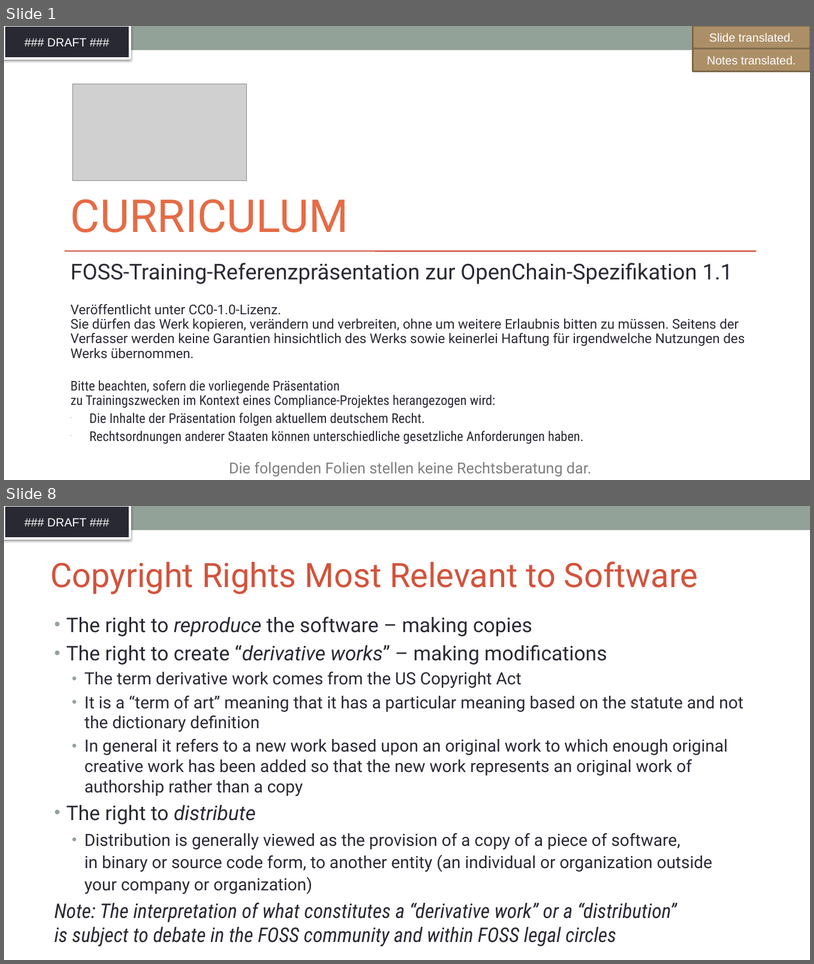
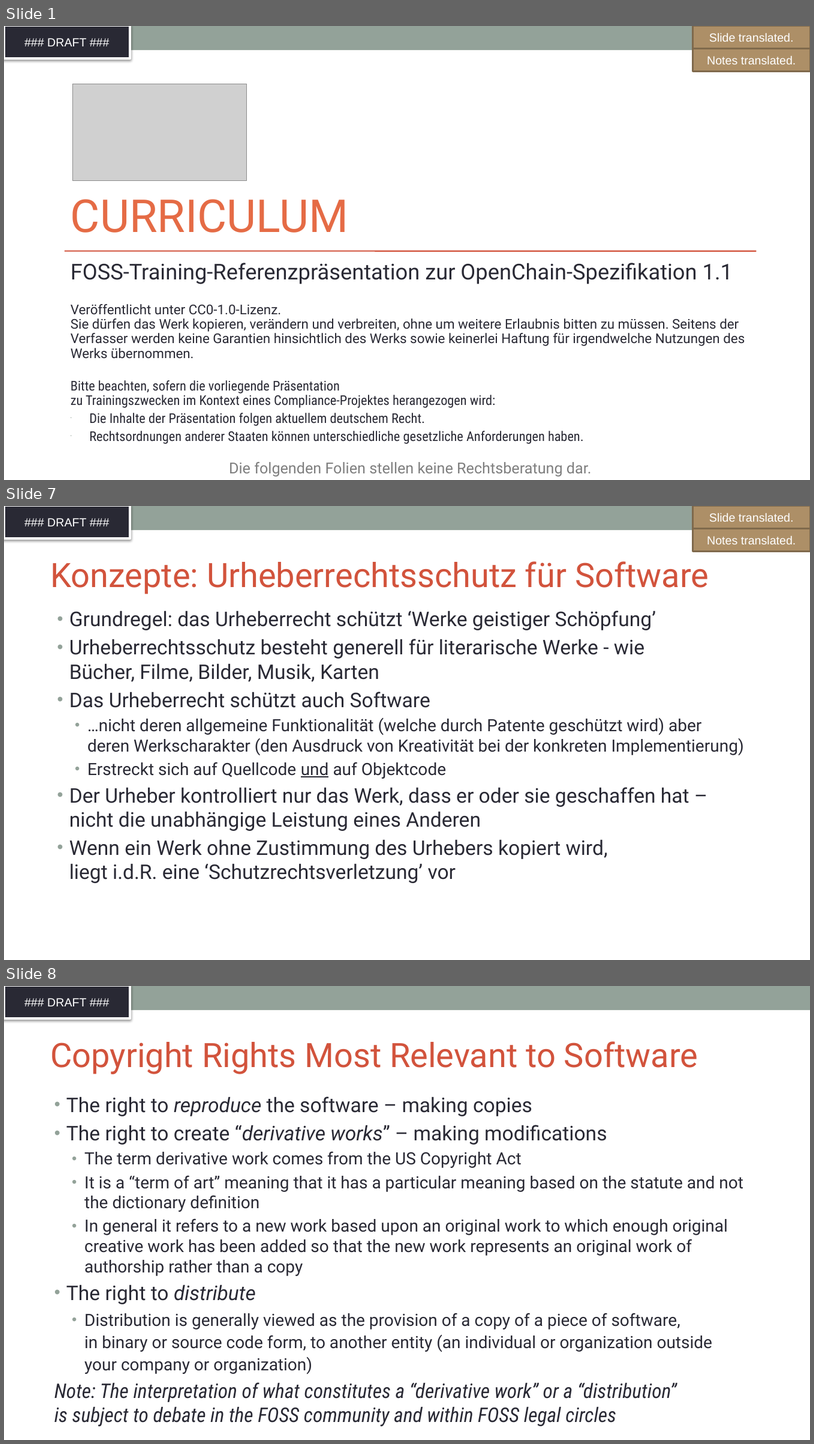
Before and after one commit to SThanheiser/curriculum, a slide deck: translation-DE/slides/DFT_openchain-curriculum-for-1-1_GER.pptx. Shown one above the other, each under a label of ours: slides 1 and 8 before the commit, slides 1, 7 and 8 after it; the slides between them are not shown. The pictures are 814x964 and 814x1444 pixels, drawn with LibreOffice and Linux fonts; fonts in the diff are those of the drawing; grey boxes stand for pictures; background and template pictures are left out. Boxes give left, top, right and bottom in pixels: in the first picture for what was removed or moved away, otherwise in the second. Text is boxed around its words. In the diff, an @@ line names an element or a change of style, - is before the commit and + after.

Commit message:
Translation of Slide 7

```diff
--- a/translation-DE/slides/DFT_openchain-curriculum-for-1-1_GER.pptx
+++ b/translation-DE/slides/DFT_openchain-curriculum-for-1-1_GER.pptx
@@ slide 7 added at [4, 506, 810, 960], background #FFFFFF; not listed: 2 template elements that a slide beside it also shows @@
@@ rectangle added at [693, 506, 810, 529], fill #AD8F67, outline #806A4C 2 pt, 14 pt, text #FFFFFF @@
+Slide translated.
@@ rectangle added at [693, 528, 810, 552], fill #AD8F67, outline #806A4C 2 pt, 14 pt, text #FFFFFF @@
+Notes translated.
@@ title added at [50, 561, 709, 594], 40 pt, text #D2533C @@
+Konzepte: Urheberrechtsschutz für Software
@@ text added at [69, 610, 744, 883], 24 pt, text #292934 @@
+• Grundregel: das Urheberrecht schützt ‘Werke geistiger Schöpfung’
+• Urheberrechtsschutz besteht generell für literarische Werke - wie
+  Bücher, Filme, Bilder, Musik, Karten
+• Das Urheberrecht schützt auch Software
+  • …nicht deren allgemeine Funktionalität (welche durch Patente geschützt wird) aber deren Werkscharakter (den Ausdruck von Kreativität bei der konkreten Implementierung)
+  • Erstreckt sich auf Quellcode und auf Objektcode
+• Der Urheber kontrolliert nur das Werk, dass er oder sie geschaffen hat – nicht die unabhängige Leistung eines Anderen
+• Wenn ein Werk ohne Zustimmung des Urhebers kopiert wird,
+  liegt i.d.R. eine ‘Schutzrechtsverletzung’ vor
```
Also in this commit, not shown: 5 slides changed, 1 slide removed.
